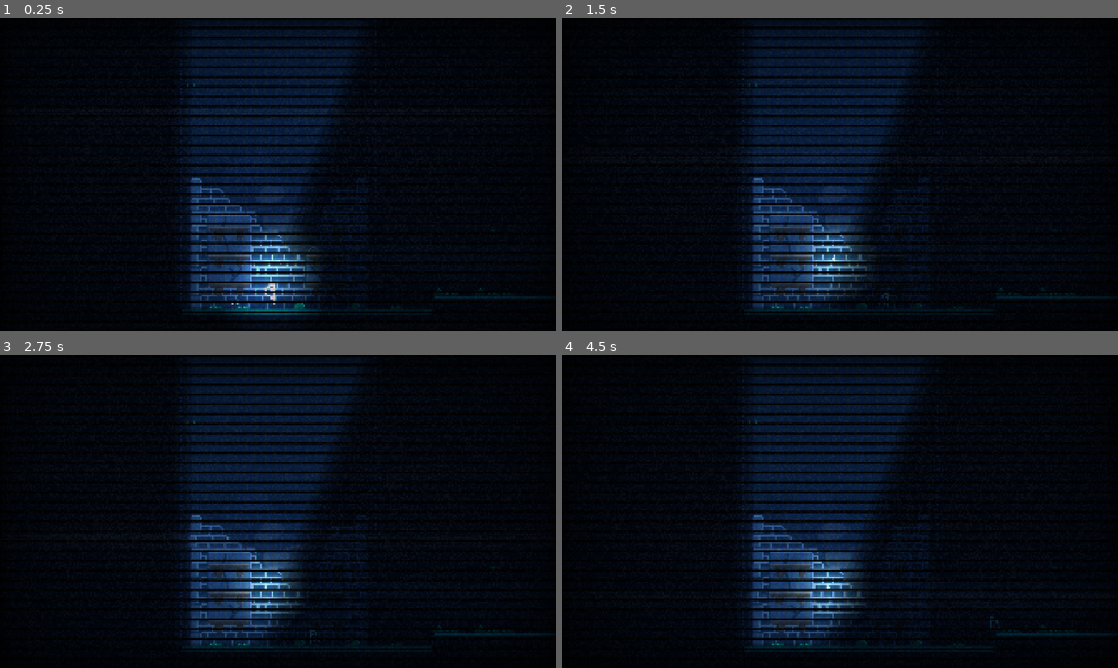
Above: before the commit, frames 1-4 (two rows, left to right).
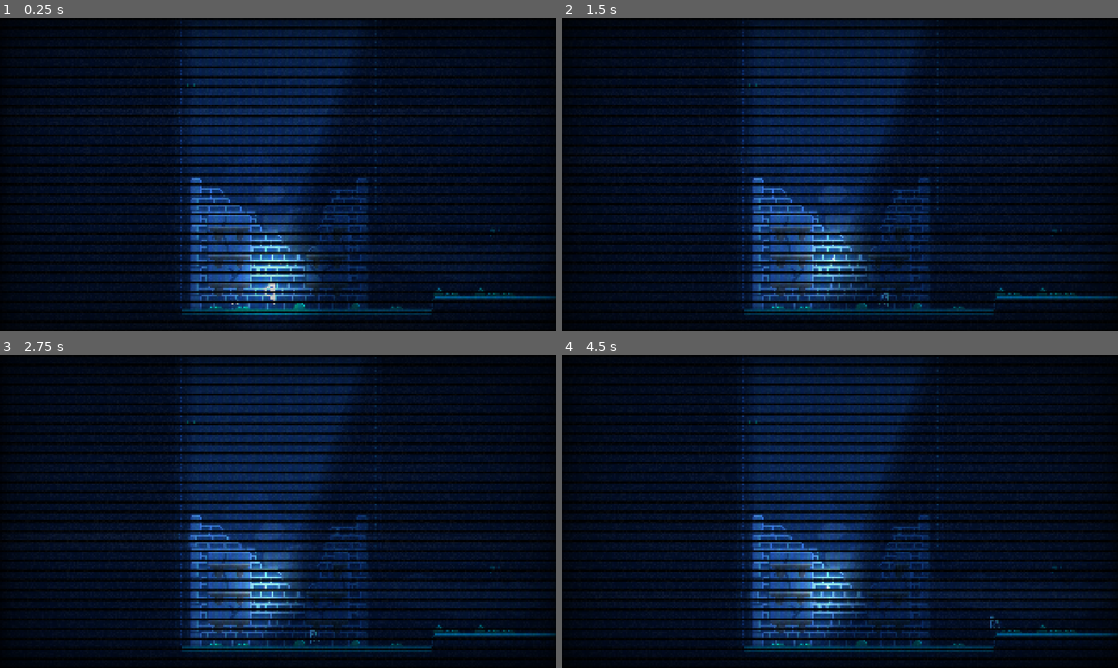
Above: after the commit, the same moments.

Repository: ZephyrRaine/creajam
Game: Godot game, scene res://main.tscn
The game is run twice, just before and just after one commit, with the same random seed, the same clock (stepped at 60 frames per second) and the same inputs.
Inputs:
- Up to frame 1 (0.25 s): no input
- Up to frame 2 (1.5 s): tap Enter at 0.5 s; hold D (right) from 0.53 s (still down); tap Shift (dash) at 0.6 s; tap Space (jump) at 0.77 s; tap E (next_item) at 1.35 s
- Up to frame 3 (2.75 s): tap Space (jump) at 1.52 s; release D (right) at 2.03 s; hold A (left) from 2.03 s (still down); tap Q (previous_item) at 2.1 s
- Up to frame 4 (4.5 s): release A (left) at 2.78 s; hold D (right) 2.78-4.28 s; tap X (use) at 2.85 s; tap Space (jump) at 3.02, 3.77 s; tap Shift (dash) at 3.6 s; hold A (left) from 4.28 s (still down); tap E (next_item) at 4.35 s

The runs differ from the first frame. In frame 1, 20% of the frame differs, in the area x 16-100%, y 1-97%; in frame 2, 21%; in frame 3, 21%; in frame 4, 21%, in the area x 14-100%, y 1-95%.

Commit message:
salut le con

Diff:
--- a/game/canvas_modulate.gd
+++ b/game/canvas_modulate.gd
@@ -9,4 +9,4 @@
 	if($"../Player".position.y > 180):
 		color.v = 0.1
 	else:
-		color.v = 0.27
+		color.v = 0.7
--- a/game/main.tscn
+++ b/game/main.tscn
@@ -235,7 +235,7 @@
 texture = SubResource("CompressedTexture2D_82xsv")
 
 [node name="CanvasModulate" type="CanvasModulate" parent="."]
-color = Color(0.203, 0.5012, 0.7, 1)
+color = Color(0.29, 0.716, 1, 1)
 script = ExtResource("19_getpj")
 
 [node name="DirectionalLight2D" type="DirectionalLight2D" parent="."]
